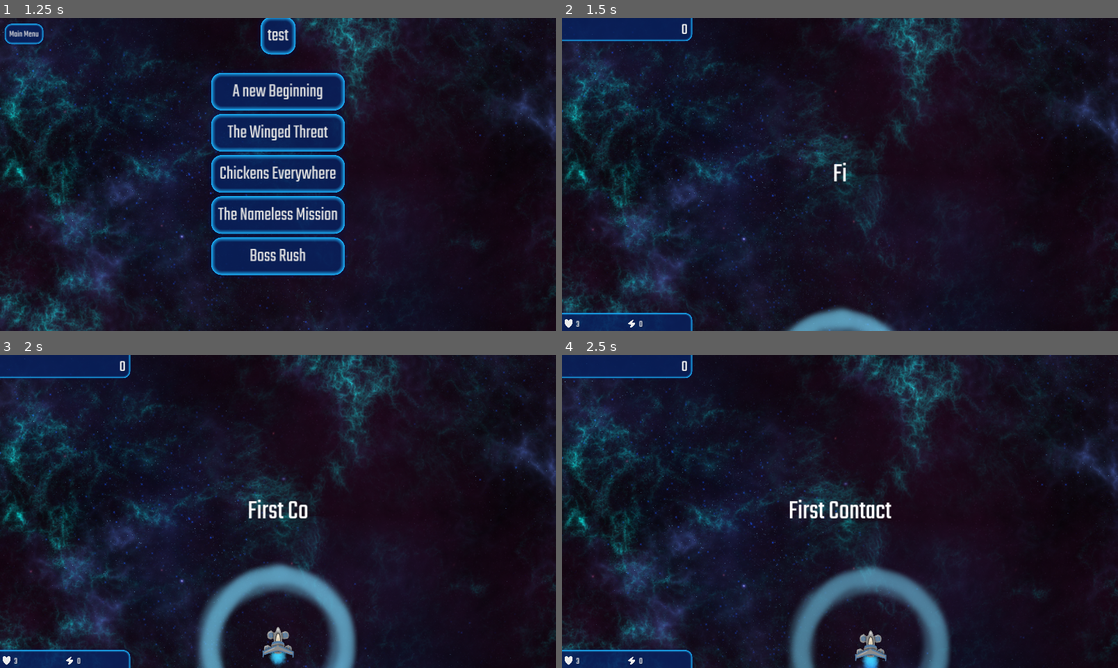
Above: before the commit, frames 1-4 (two rows, left to right).
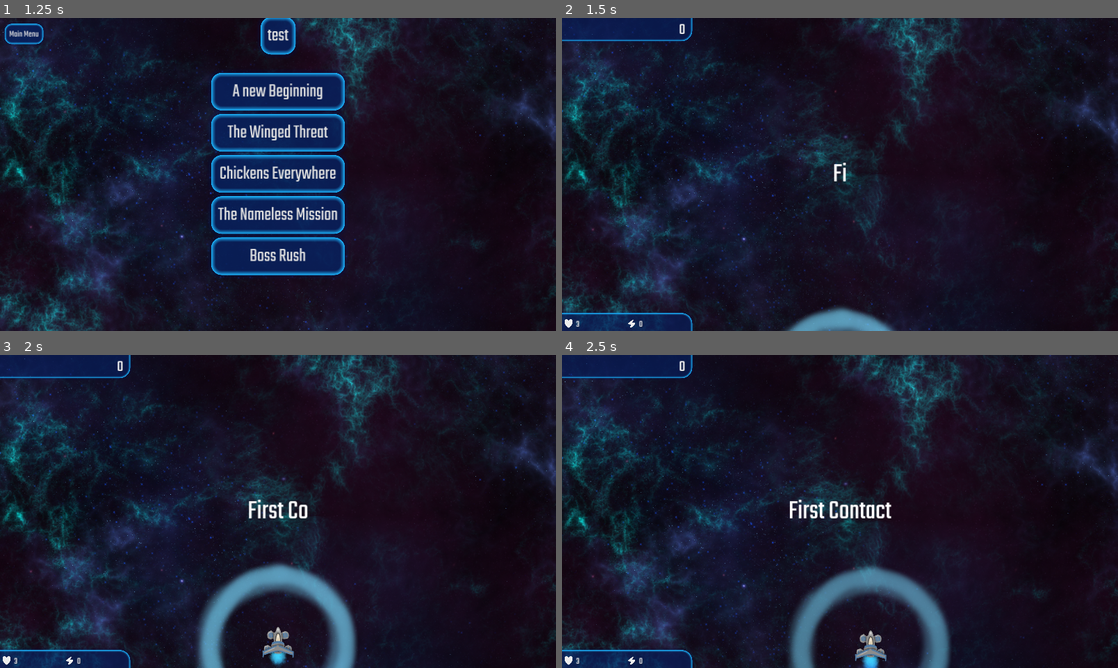
Above: after the commit, the same moments.

Repository: veprogames/numbercluck
Game: Godot game, scene res://src/main_menu/main_menu.tscn
The game is run twice, just before and just after one commit, with the same random seed, the same clock (stepped at 60 frames per second) and the same inputs.
Inputs (mouse positions are in pixels of both pictures, inside the frame that each line leads up to):
- Up to frame 1 (1.25 s): click "Missions" at 0.5 s
- Up to frame 2 (1.5 s): click "A new Beginning" at 1.25 s
- Up to frame 3 (2 s): no input
- Up to frame 4 (2.5 s): move the mouse to (867, 511) at 2.02 s; right-click (867, 511) at 2.1 s

Frame 1 is identical in both runs. In frame 2, less than 0.1% of the frame differs, in the area x 21-24%, y 1-98%; in frame 3, less than 0.1%; in frame 4, less than 0.1%.

Commit message:
ui tweaks

Diff:
--- a/assets/themes/ui.tres
+++ b/assets/themes/ui.tres
@@ -1,6 +1,8 @@
-[gd_resource type="Theme" load_steps=22 format=3 uid="uid://7h4y27wblsv2"]
+[gd_resource type="Theme" load_steps=24 format=3 uid="uid://7h4y27wblsv2"]
 
 [ext_resource type="FontFile" uid="uid://l1te5ju02vef" path="res://assets/fonts/teko/Teko-Regular.ttf" id="1_4cacl"]
+[ext_resource type="Texture2D" uid="uid://calkw176ab4kj" path="res://assets/ui/grabber.png" id="1_eat5c"]
+[ext_resource type="Texture2D" uid="uid://o1mj728d4rvm" path="res://assets/ui/grabber_highlight.png" id="2_txekj"]
 
 [sub_resource type="StyleBoxFlat" id="StyleBoxFlat_448hl"]
 bg_color = Color(0.0253528, 0.11734, 0.33625, 0.752941)
@@ -196,32 +198,32 @@
 shadow_size = 8
 
 [sub_resource type="StyleBoxFlat" id="StyleBoxFlat_6rtbu"]
-bg_color = Color(0.0313726, 0.133333, 0.372549, 0.752941)
-border_width_left = 8
-border_width_top = 8
-border_width_right = 8
-border_width_bottom = 8
-border_color = Color(0.109804, 0.713726, 1, 1)
-border_blend = true
-corner_radius_top_left = 8
-corner_radius_top_right = 8
-corner_radius_bottom_right = 8
-corner_radius_bottom_left = 8
+bg_color = Color(0.0313726, 0.133333, 0.372549, 0.501961)
+border_width_left = 8
+border_width_top = 8
+border_width_right = 8
+border_width_bottom = 8
+border_color = Color(0.109804, 0.713726, 1, 1)
+border_blend = true
+corner_radius_top_left = 24
+corner_radius_top_right = 24
+corner_radius_bottom_right = 24
+corner_radius_bottom_left = 24
 shadow_color = Color(0.00392157, 0.0705882, 0.34902, 0.313726)
 shadow_size = 8
 
 [sub_resource type="StyleBoxFlat" id="StyleBoxFlat_3hkeo"]
-bg_color = Color(0.0313726, 0.133333, 0.372549, 0.752941)
-border_width_left = 8
-border_width_top = 8
-border_width_right = 8
-border_width_bottom = 8
-border_color = Color(0.109804, 0.713726, 1, 1)
-border_blend = true
-corner_radius_top_left = 8
-corner_radius_top_right = 8
-corner_radius_bottom_right = 8
-corner_radius_bottom_left = 8
+bg_color = Color(0.0313726, 0.133333, 0.372549, 0.501961)
+border_width_left = 8
+border_width_top = 8
+border_width_right = 8
+border_width_bottom = 8
+border_color = Color(0.109804, 0.713726, 1, 1)
+border_blend = true
+corner_radius_top_left = 24
+corner_radius_top_right = 24
+corner_radius_bottom_right = 24
+corner_radius_bottom_left = 24
 expand_margin_left = 8.0
 expand_margin_top = 8.0
 expand_margin_right = 8.0
@@ -316,6 +318,8 @@
 GridContainer/constants/h_separation = 16
 GridContainer/constants/v_separation = 16
 HBoxContainer/constants/separation = 32
+HSlider/icons/grabber = ExtResource("1_eat5c")
+HSlider/icons/grabber_highlight = ExtResource("2_txekj")
 HSlider/styles/grabber_area = SubResource("StyleBoxFlat_q1jm6")
 HSlider/styles/grabber_area_highlight = SubResource("StyleBoxFlat_qgwc0")
 HSlider/styles/slider = SubResource("StyleBoxFlat_sibbw")
--- a/src/ui/player_ui.tscn
+++ b/src/ui/player_ui.tscn
@@ -6,7 +6,7 @@
 [ext_resource type="Texture2D" uid="uid://bfsfn304cb6fq" path="res://assets/ui/booster.png" id="4_sewr3"]
 
 [sub_resource type="StyleBoxFlat" id="StyleBoxFlat_xqike"]
-bg_color = Color(0.0313726, 0.133333, 0.372549, 0.752941)
+bg_color = Color(0.0313726, 0.133333, 0.372549, 0.501961)
 border_width_left = 8
 border_width_top = 8
 border_width_right = 8
@@ -14,7 +14,7 @@
 border_color = Color(0.109804, 0.713726, 1, 1)
 border_blend = true
 corner_radius_top_left = 8
-corner_radius_top_right = 24
+corner_radius_top_right = 36
 corner_radius_bottom_right = 8
 corner_radius_bottom_left = 8
 expand_margin_left = 16.0
--- a/src/ui/score_counter.tscn
+++ b/src/ui/score_counter.tscn
@@ -3,7 +3,7 @@
 [ext_resource type="Script" path="res://src/ui/score_counter.gd" id="2_eg0ep"]
 
 [sub_resource type="StyleBoxFlat" id="StyleBoxFlat_6ff1r"]
-bg_color = Color(0.0313726, 0.133333, 0.372549, 0.752941)
+bg_color = Color(0.0313726, 0.133333, 0.372549, 0.501961)
 border_width_left = 8
 border_width_top = 8
 border_width_right = 8
@@ -12,7 +12,7 @@
 border_blend = true
 corner_radius_top_left = 8
 corner_radius_top_right = 8
-corner_radius_bottom_right = 24
+corner_radius_bottom_right = 36
 corner_radius_bottom_left = 8
 expand_margin_left = 16.0
 expand_margin_top = 16.0
@@ -37,6 +37,7 @@
 anchor_bottom = 1.0
 grow_horizontal = 2
 grow_vertical = 2
+theme_override_constants/margin_right = 24
 
 [node name="Label" type="Label" parent="MarginContainer"]
 layout_mode = 2
Binary file added: assets/ui/grabber.png
Not shown, added: assets/ui/grabber.png.import
Binary file added: assets/ui/grabber_highlight.png
Not shown, added: assets/ui/grabber_highlight.png.import
